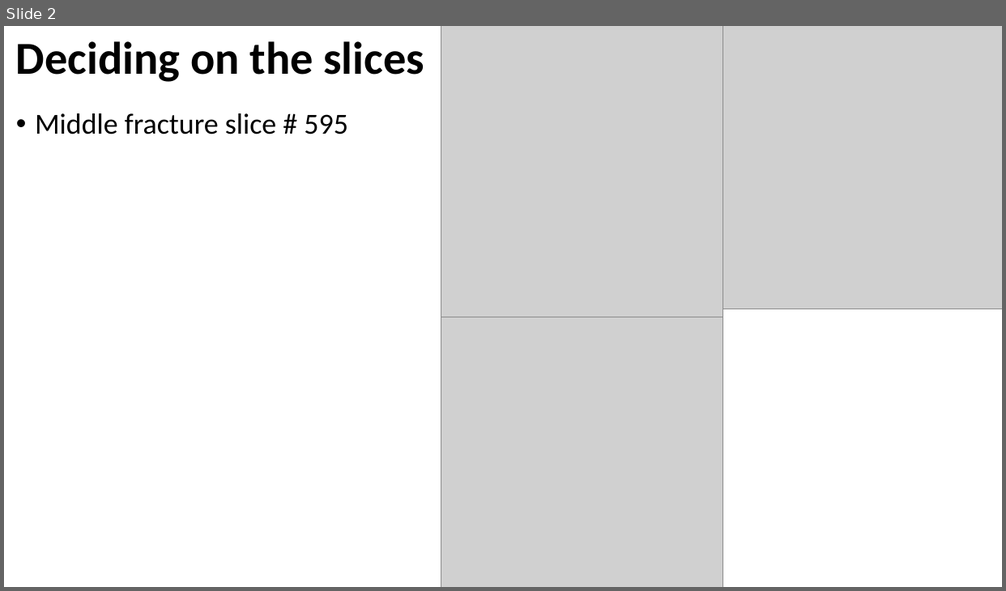
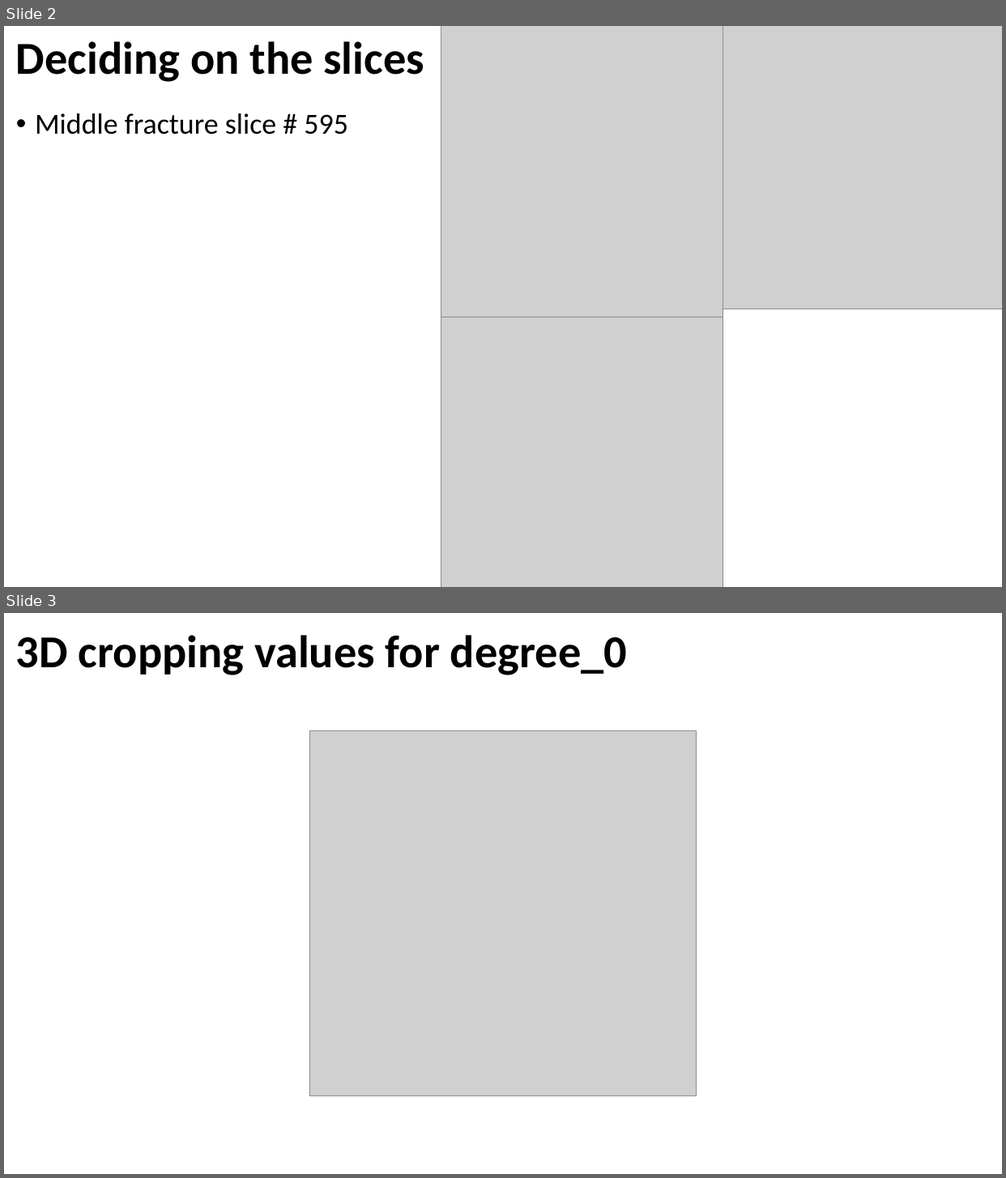
Before and after one commit to omaralamoudi/fracture-properties, a slide deck: presentation/Figure Collection.pptx. Shown one above the other, each under a label of ours: slide 2 before the commit, slides 2 and 3 after it. The pictures are 1006x591 and 1006x1178 pixels, drawn with LibreOffice and Linux fonts; fonts in the diff are those of the drawing; grey boxes stand for pictures. Boxes give left, top, right and bottom in pixels: in the first picture for what was removed or moved away, otherwise in the second. Text is boxed around its words. In the diff, an @@ line names an element or a change of style, - is before the commit and + after.

Commit message:
create a power point file to collect figures
Former-commit-id: d7ac84c2606edbf23578fb35fe7cb7135b0c27da

```diff
--- a/presentation/Figure Collection.pptx
+++ b/presentation/Figure Collection.pptx
@@ slide 3 added at (x1=4, y1=613, x2=1002, y2=1174), background #FFFFFF @@
@@ title added at (x1=16, y1=635, x2=627, y2=675), 44 pt, text #000000, bold @@
+3D cropping values for degree_0
@@ picture added at (x1=309, y1=731, x2=697, y2=1097) @@
```
